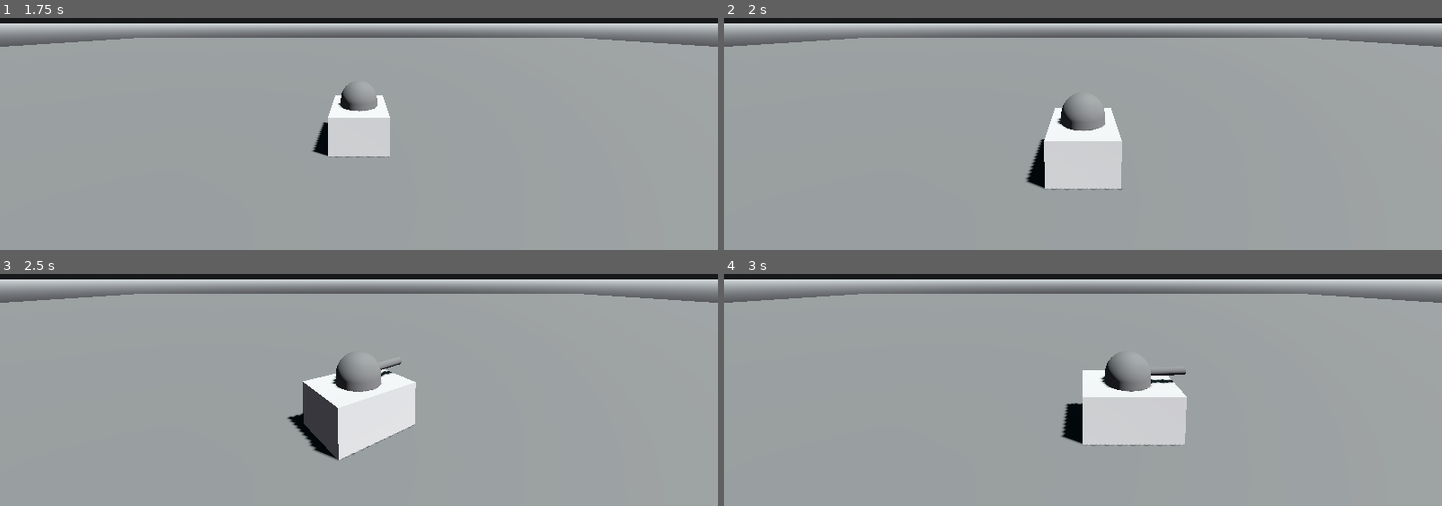
Above: before the commit, frames 1-4 (two rows, left to right).
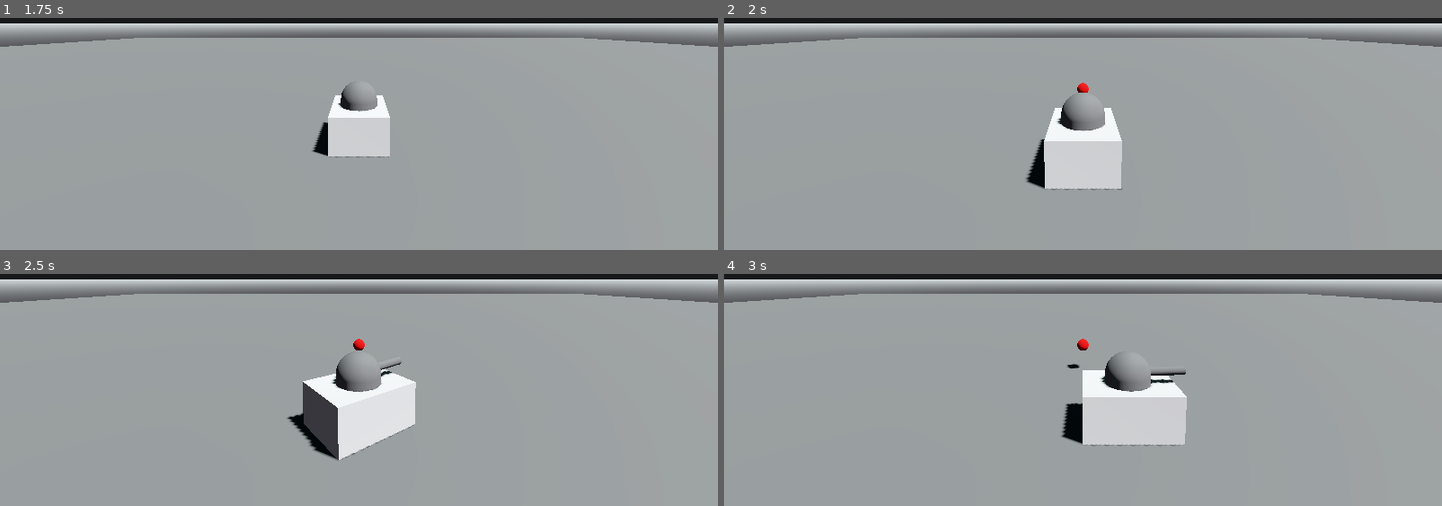
Above: after the commit, the same moments.

Repository: MrBocch/godot_tanks
Game: Godot game, scene res://scenes/levels/level_1.tscn
The game is run twice, just before and just after one commit, with the same random seed, the same clock (stepped at 60 frames per second) and the same inputs. The project has no main scene, so this scene is started directly.
Inputs:
- Up to frame 1 (1.75 s): tap Enter at 0.5 s; hold Right (ui_right) 0.53-1.28 s; tap Space (fire, bound only after the commit) at 0.6, 1.35 s; hold Down (ui_down) from 1.28 s (still down)
- Up to frame 2 (2 s): keep holding Down (ui_down)
- Up to frame 3 (2.5 s): release Down (ui_down) at 2.03 s; hold Right (ui_right) from 2.03 s (still down); tap Space (fire, bound only after the commit) at 2.1 s
- Up to frame 4 (3 s): release Right (ui_right) at 2.78 s; hold Up (ui_up) from 2.78 s (still down); tap Space (fire, bound only after the commit) at 2.85 s

Frame 1 is identical in both runs. In frame 2, less than 0.1% of the frame differs, in the area x 49-51%, y 27-33%; in frame 3, less than 0.1%; in frame 4, less than 0.1%, in the area x 47-51%, y 27-41%.

Commit message:
bullet derp

Diff:
--- a/project.godot
+++ b/project.godot
@@ -29,3 +29,8 @@
 , Object(InputEventKey,"resource_local_to_scene":false,"resource_name":"","device":-1,"window_id":0,"alt_pressed":false,"shift_pressed":false,"ctrl_pressed":false,"meta_pressed":false,"pressed":false,"keycode":0,"physical_keycode":68,"key_label":0,"unicode":100,"echo":false,"script":null)
 ]
 }
+fire={
+"deadzone": 0.5,
+"events": [Object(InputEventKey,"resource_local_to_scene":false,"resource_name":"","device":-1,"window_id":0,"alt_pressed":false,"shift_pressed":false,"ctrl_pressed":false,"meta_pressed":false,"pressed":false,"keycode":0,"physical_keycode":32,"key_label":0,"unicode":32,"echo":false,"script":null)
+]
+}
--- a/scenes/levels/bullet.tscn
+++ b/scenes/bullet/bullet.tscn
@@ -12,6 +12,7 @@
 height = 0.5
 
 [node name="bullet" type="Area3D"]
+transform = Transform3D(1, 0, 0, 0, 1, 0, 0, 0, 1, 0, 1.36596, 0)
 
 [node name="MeshInstance3D" type="MeshInstance3D" parent="."]
 transform = Transform3D(-4.37114e-08, -1, 0, 1, -4.37114e-08, 0, 0, 0, 1, 0, 0, 0)
--- a/scenes/tank/tank.gd
+++ b/scenes/tank/tank.gd
@@ -2,9 +2,14 @@
 
 @export var SPEED = 5.0
 @export var TURN_RADIUS = deg_to_rad(2.0)
+
+@onready var root = get_tree().get_root()
+
+var bullet
 # Called when the node enters the scene tree for the first time.
+
 func _ready():
-	pass # Replace with function body.
+	bullet = preload("res://scenes/bullet/bullet.tscn").instantiate()
 
 
 # Called every frame. 'delta' is the elapsed time since the previous frame.
@@ -21,3 +26,7 @@
 	if Input.is_action_pressed("ui_down"):
 		self.position.x -= sin(self.rotation.y) * SPEED * delta
 		self.position.z -= cos(self.rotation.y) * SPEED * delta
+
+	# add count down, not let people shoot tomuch
+	if Input.is_action_just_pressed("fire"):
+		root.add_child(bullet)
Not shown, added: thoughts.txt
